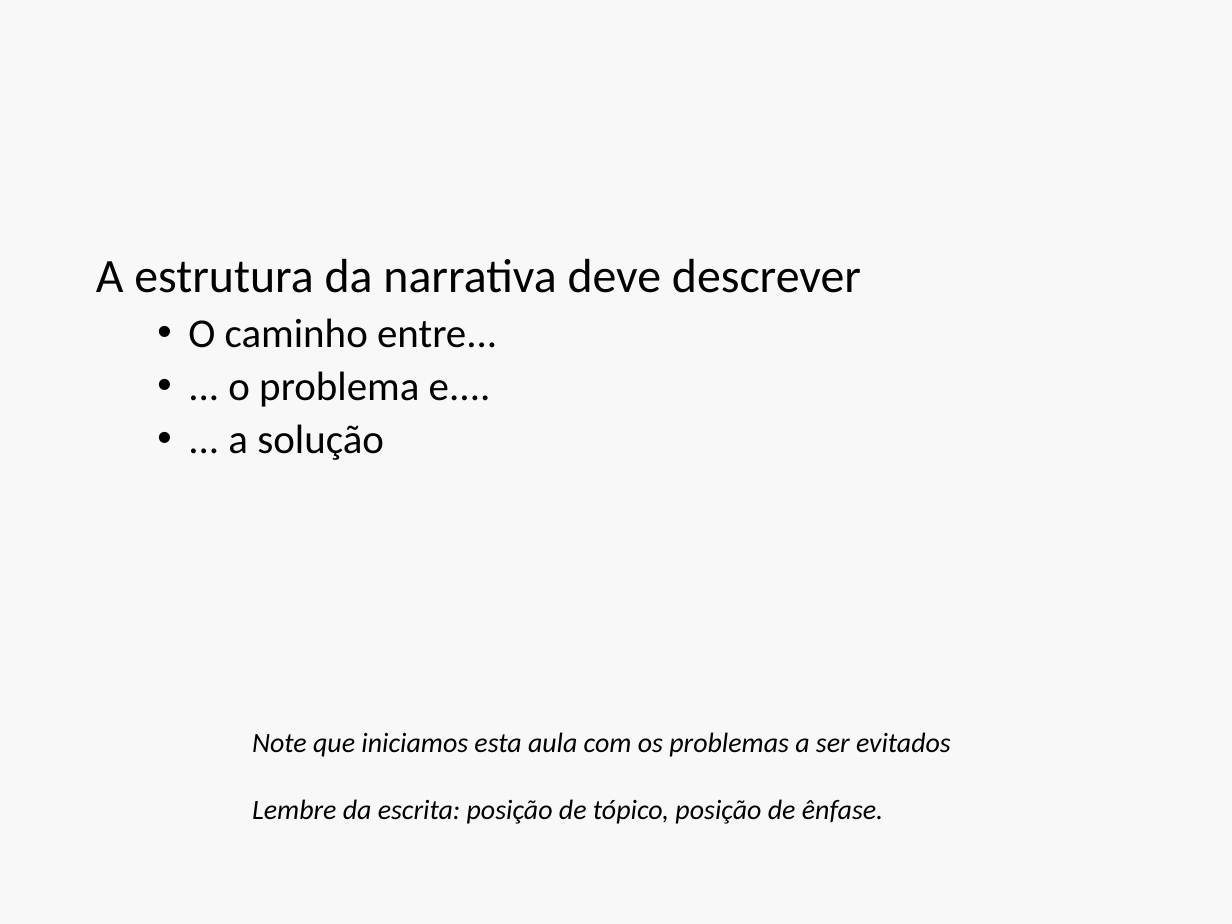
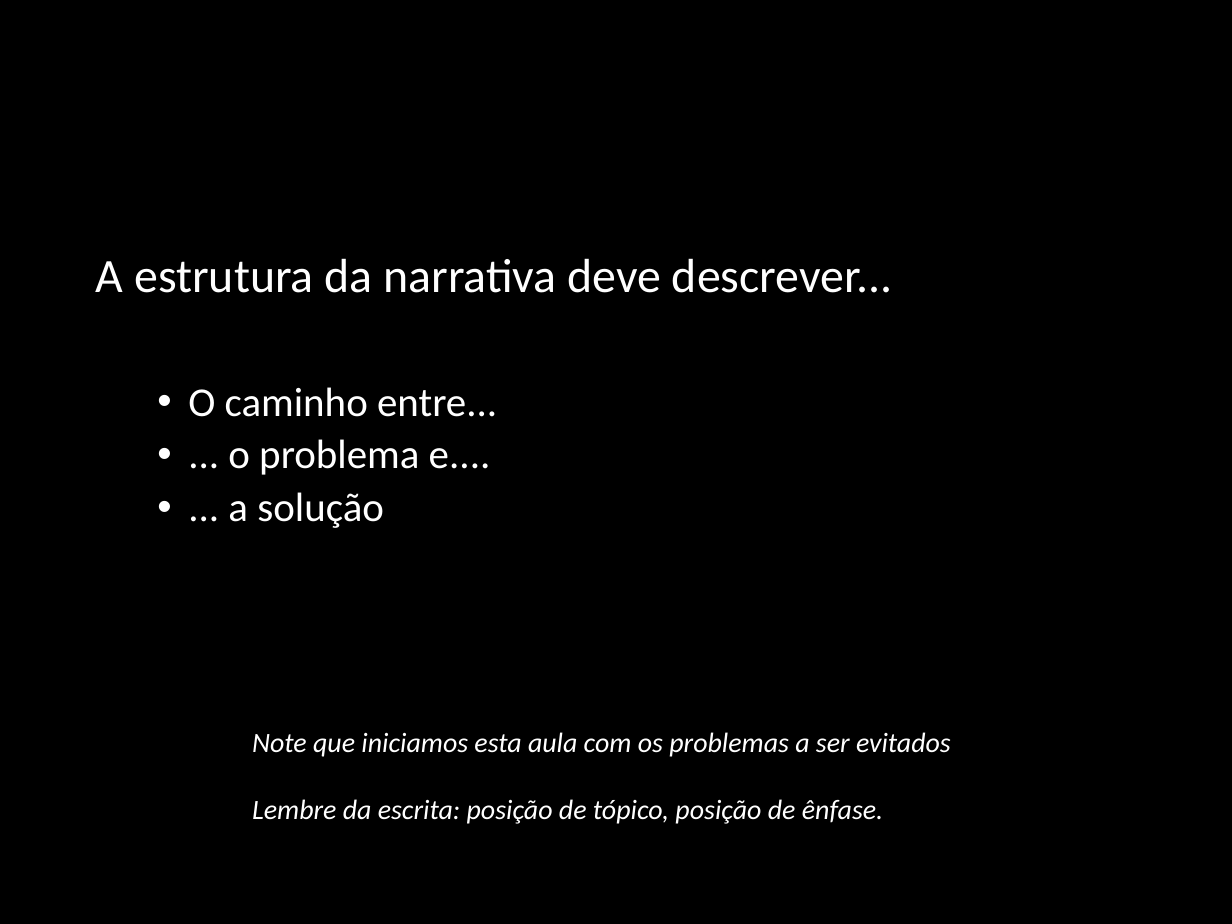
Before and after one commit to philsf/Metodologia_Cientifica, a slide deck: slide 74 of INTO/Aulas/MC-Apresentacao.pptx (slide 65 before the commit). Drawn at 1232x924 pixels with LibreOffice and Linux fonts; fonts in the diff are those of the drawing. Boxes give left, top, right and bottom in pixels: in the first picture for what was removed or moved away, otherwise in the second. Text is boxed around its words. In the diff, an @@ line names an element or a change of style, - is before the commit and + after.

```diff
--- a/INTO/Aulas/MC-Apresentacao.pptx
+++ b/INTO/Aulas/MC-Apresentacao.pptx
@@ background #F8F8F8 to #000000 @@
@@ text at box(96, 258, 892, 293): text changed; text colour #000000 to #FFFFFF @@
-A estrutura da narrativa deve descrever
+A estrutura da narrativa deve descrever...
@@ text at box(188, 387, 497, 528): text colour #000000 to #FFFFFF in "O caminho entre...", "... o problema e....", "... a solução" @@
@@ text "Note que iniciamos esta aula ..." at box(252, 732, 951, 824): text colour #000000 to #FFFFFF @@
```
Also in this commit, not shown: 31 other slides changed, 20 slides added.
